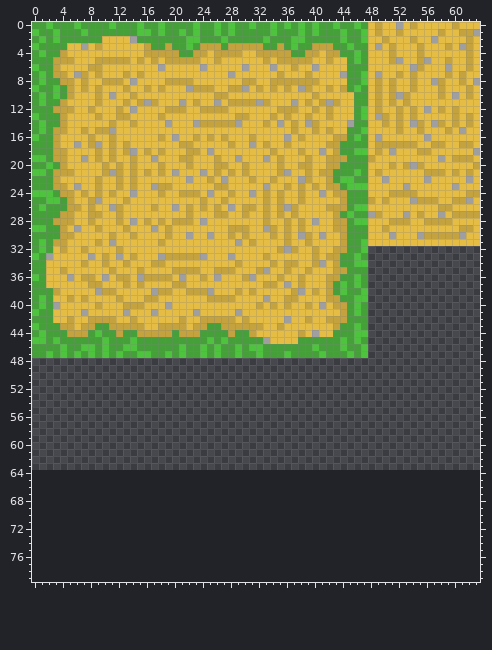
File history of a pixel-art file, Assets/Tiles/Sprites/Path.aseprite. That is the earlier state.
64x64 pixels, 1 frame. The old version is drawn lined up with the new one, on the new canvas.
After:
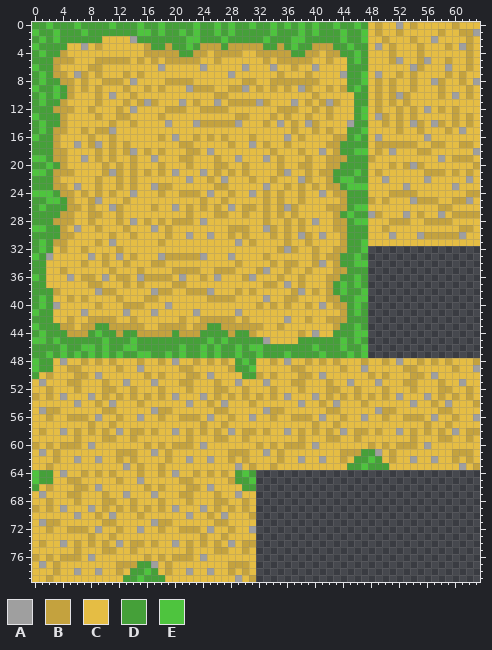
Palette (. is transparent): A #9f9f9f  B #c4a23e  C #e5bd44  D #45a039  E #4ec43e
What changed:
canvas 64x64 -> 64x80
Changed rows in their new state; - is an unchanged pixel.
first column x 0:
48 EDDCACCBCBCBCCCBCCBCACCBCBCBCDEDCCBCACCBCBCBCCCBCCBCACCBCBCBCCCB
49 EDDCCBBCCCCCBCCACCCCCBBCCCCCBDDECCCCCBBCCCCCBCCACCCCCBBCCCCCBCCA
50 DCBCCCBBCACCCCCCBCBCCCBBCACCCCDDBCBCCCBBCACCCCCCBCBCCCBBCACCCCCC
51 CACCCBBCCCBCCACCCACCCBBCCCBCCACCCACCCBBCCCBCCACCCACCCBBCCCBCCACC
52 CCBCCCBCCCBBCCBCCCBCCCBCCCBBCCBCCCBCCCBCCCBBCCBCCCBCCCBCCCBBCCBC
53 BCBCACCCACBCBCBCBCBCACCCACBCBCBCBCBCACCCACBCBCBCBCBCACCCACBCBCBC
54 CCCCCCACCBCACCCBCCCCCCACCBCACCCBCCCCCCACCBCACCCBCCCCCCACCBCACCCB
55 CABBCCCCCCBBCCCCCABBCCCCCCBBCCCCCABBCCCCCCBBCCCCCABBCCCCCCBBCCCC
56 CCBCCBBBCACCBCCACCBCCBBBCACCBCCACCBCCBBBCACCBCCACCBCCBBBCACCBCCA
57 CCCCCCCCBCCBCCCCCCCCCCCCBCCBCCCCCCCCCCCCBCCBCCCCCCCCCCCCBCCBCCCC
58 CBCCACBCBCBCACBBCBCCACBCBCBCACBBCBCCACBCBCBCACBBCBCCACBCBCBCACBB
59 CCCCCCBCCCBBCCBCCCCCCCBCCCBBCCBCCCCCCCBCCCBBCCBCCCCCCCBCCCBBCCBC
60 BCBCBBBCACCCCCCCBCBCBBBCACCCCCCCBCBCBBBCACCCCCCCBCBCBBBCACCCCCCC
61 CACBCCCCCCCCBBBCCACBCCCCCCCCBBBCCACBCCCCCCCCBBBDDACBCCCCCCCCBBBC
62 CCCBCCACCACCBCBCCCCBCCACCACCBCBCCCCBCCACCACCBCDDEDCBCCACCACCBCBC
63 CCBCCCCCCCCCCACBCCBCCCCCCCCCCACBCCBCCCCCCCCCCDDEDDDCCCCCCCCCCACB
64 EDDCACCBCBCBCCCBCCBCACCBCBCBCDED--------------------------------
65 EDDCCBBCCCCCBCCACCCCCBBCCCCCBDDE--------------------------------
66 DCBCCCBBCACCCCCCBCBCCCBBCACCCCDD--------------------------------
67 CACCCBBCCCBCCACCCACCCBBCCCBCCACC--------------------------------
68 CCBCCCBCCCBBCCBCCCBCCCBCCCBBCCBC--------------------------------
69 BCBCACCCACBCBCBCBCBCACCCACBCBCBC--------------------------------
70 CCCCCCACCBCACCCBCCCCCCACCBCACCCB--------------------------------
71 CABBCCCCCCBBCCCCCABBCCCCCCBBCCCC--------------------------------
72 CCBCCBBBCACCBCCACCBCCBBBCACCBCCA--------------------------------
73 CCCCCCCCBCCBCCCCCCCCCCCCBCCBCCCC--------------------------------
74 CBCCACBCBCBCACBBCBCCACBCBCBCACBB--------------------------------
75 CCCCCCBCCCBBCCBCCCCCCCBCCCBBCCBC--------------------------------
76 BCBCBBBCACCCCCCCBCBCBBBCACCCCCCC--------------------------------
77 CACBCCCCCCCCBBBDDACBCCCCCCCCBBBC--------------------------------
78 CCCBCCACCACCBCDDEDCBCCACCACCBCBC--------------------------------
79 CCBCCCCCCCCCCDDEDDDCCCCCCCCCCACB--------------------------------
Changed places in both pictures, as pixel boxes (x1, y1, x2, y2):
added: (32, 358, 480, 582)
